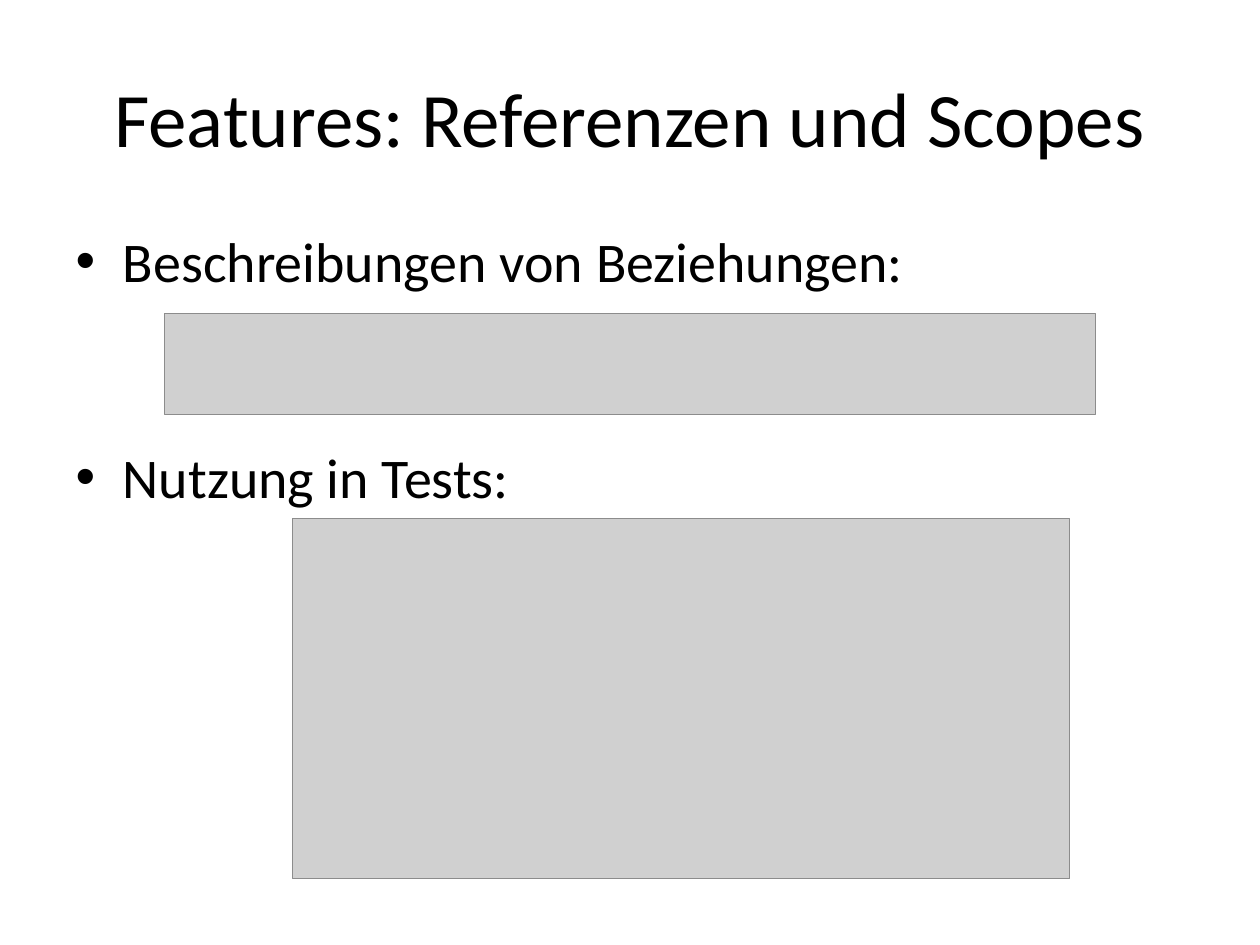
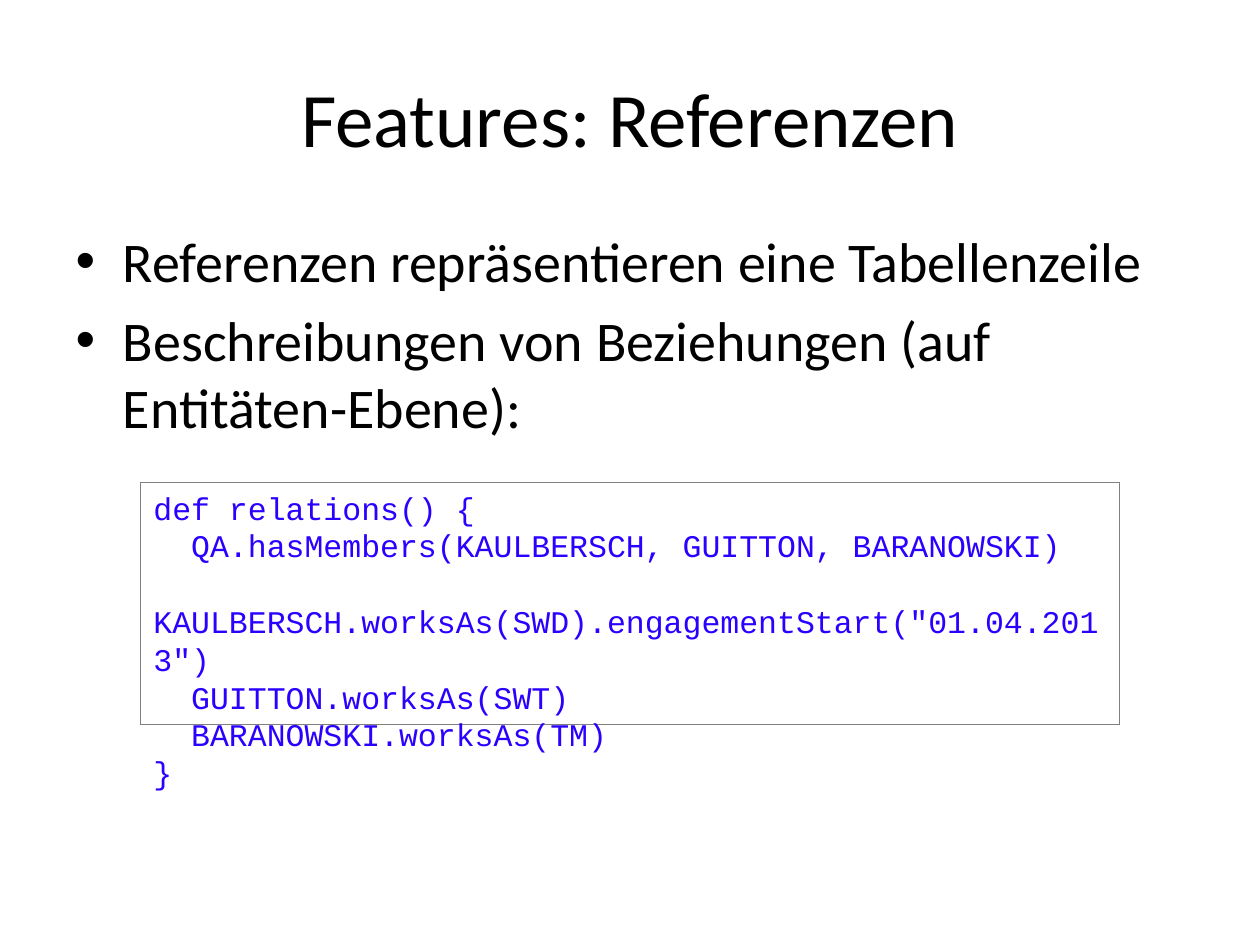
Before and after one commit to seerhein-lab/testdata-dsl, a slide deck: slide 6 of documentation/seitenbau/praesentation.pptx (slide 8 before the commit). Drawn at 1260x945 pixels with LibreOffice and Linux fonts; fonts in the diff are those of the drawing; grey boxes stand for pictures. Boxes give left, top, right and bottom in pixels: in the first picture for what was removed or moved away, otherwise in the second. Text is boxed around its words. In the diff, an @@ line names an element or a change of style, - is before the commit and + after.

```diff
--- a/documentation/seitenbau/praesentation.pptx
+++ b/documentation/seitenbau/praesentation.pptx
@@ title at [301, 94, 958, 148]: text changed @@
-Features: Referenzen und Scopes
+Features: Referenzen
@@ text at [123, 243, 1141, 436]: text changed @@
-• Beschreibungen von Beziehungen:
-• Nutzung in Tests:
+• Referenzen repräsentieren eine Tabellenzeile
+• Beschreibungen von Beziehungen (auf Entitäten-Ebene):
@@ picture removed at [165, 314, 1096, 415] @@
@@ rectangle added at [141, 483, 1119, 724], outline #808080 0.75 pt, 18 pt, text #2A00FF @@
+def relations() {
+QA.hasMembers(KAULBERSCH, GUITTON, BARANOWSKI)
+KAULBERSCH.worksAs(SWD).engagementStart("01.04.2013")
+GUITTON.worksAs(SWT)
+BARANOWSKI.worksAs(TM)
+}
@@ picture removed at [292, 518, 1070, 878] @@
```
Also in this commit, not shown: 11 other slides changed, 1 slide added, 1 slide removed.
